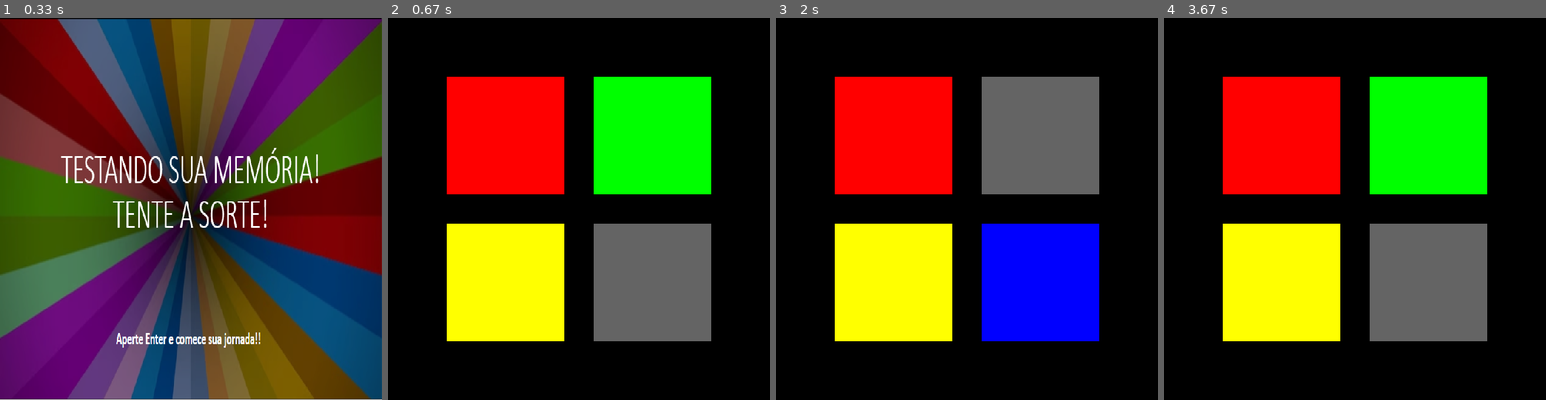
Above: before the commit, frames 1-4 (left to right).
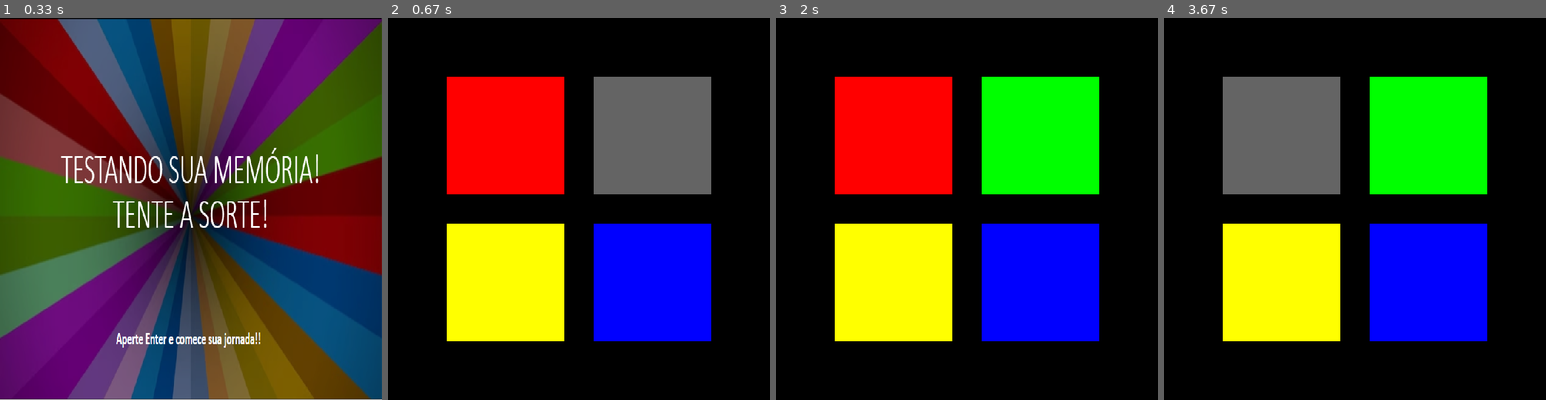
Above: after the commit, the same moments.

Repository: CaioNovelli/Projeto_Final_Pygame
Game: pygame game, started from Código Pygame.py
Same seed, same stepped clock (60 frames per second), same inputs: the game is played once before the commit and once after it.
Inputs (mouse positions are in pixels of both pictures, inside the frame that each line leads up to):
- Up to frame 1 (0.33 s): no input
- Up to frame 2 (0.67 s): tap Enter at 0.33 s
- Up to frame 3 (2 s): click (1108, 342) at 1.72 s
- Up to frame 4 (3.67 s): click (1427, 136) at 2.05 s

Frame 1 is identical in both runs. In frame 2, 19% of the frame differs, in the area x 53-85%, y 15-85%; in frame 3, 9.5%; in frame 4, 19%.

Commit message:
logica cliques e sorteio

Diff:
--- a/Código Pygame.py
+++ b/Código Pygame.py
@@ -43,7 +43,7 @@
 }
 contador_acertos = 0
 
-lista_sorteio=['azul','verde','azul','amarelo']
+lista_sorteio=[]
 cor_atual=0
 
 # ===== Loop principal =====
@@ -53,6 +53,7 @@
     window.fill((0, 0, 0))  # Preenche com a cor preta
     if estado =='sorteando':
         sorteada = random.choice(list(dicio_infos.keys()))
+        print(f'vai sortear entre {list(dicio_infos.keys())}')
         lista_sorteio.append(sorteada)
         cor_atual=0
         estado = 'tela_preta'
@@ -89,9 +90,12 @@
 
         else:
             estado = 'aguardando_clique'
+            num_cliques=0
+            print (lista_sorteio)
 
     elif estado == 'aguardando_clique':
         window.fill((0, 0, 0))  # Preenche com a cor preta
+
         for cor,info in dicio_infos.items():
             pygame.draw.rect(window,info['cor'], info['pos'])
 
@@ -105,18 +109,35 @@
 
                 if 100 <= pos[0] <= 300 and 100 <= pos[1] <= 300:
                     cor_selecionada = 'vermelha'
+                    num_cliques+=1
                     print('vermelho') # cor vermelha esta funcionando
                 elif 350 <= pos[0] <= 550 and 100 <= pos[1] <= 300:
                     cor_selecionada = 'verde'
+                    num_cliques+=1
                     print('verde')# cor verde esta funcionando
                 elif 100 <= pos[0] <= 300 and 350 <= pos[1] <= 550:
                     cor_selecionada = 'amarelo'
+                    num_cliques+=1
                     print('amarelo')# cor amarela esta funcionando
                 elif 350 <= pos[0] <= 550 and 350 <= pos[1] <= 550:
                     cor_selecionada = 'azul'
+                    num_cliques+=1
                     print('azul')# cor azul esta funcionando
                 else:
                     continue
+
+
+
+                if cor_selecionada != lista_sorteio[num_cliques-1]:
+                    print('perdeu!')
+                    jogando = False
+
+                if num_cliques == len(lista_sorteio):
+                    estado = 'sorteando'
+
+
+
+
 
 
 
